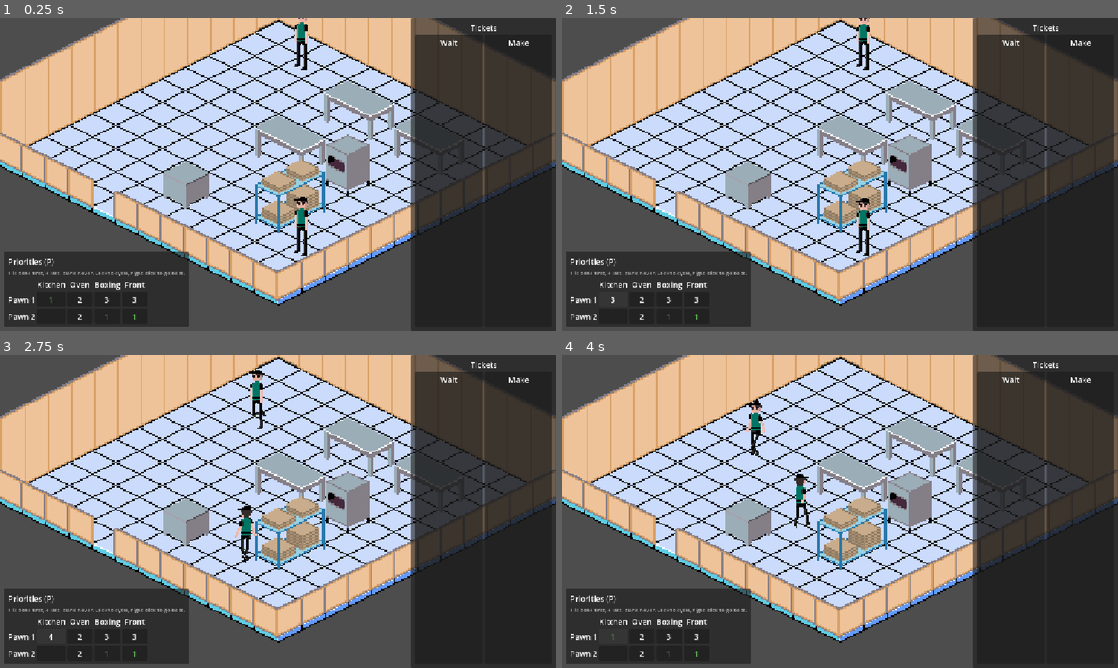
Above: before the commit, frames 1-4 (two rows, left to right).
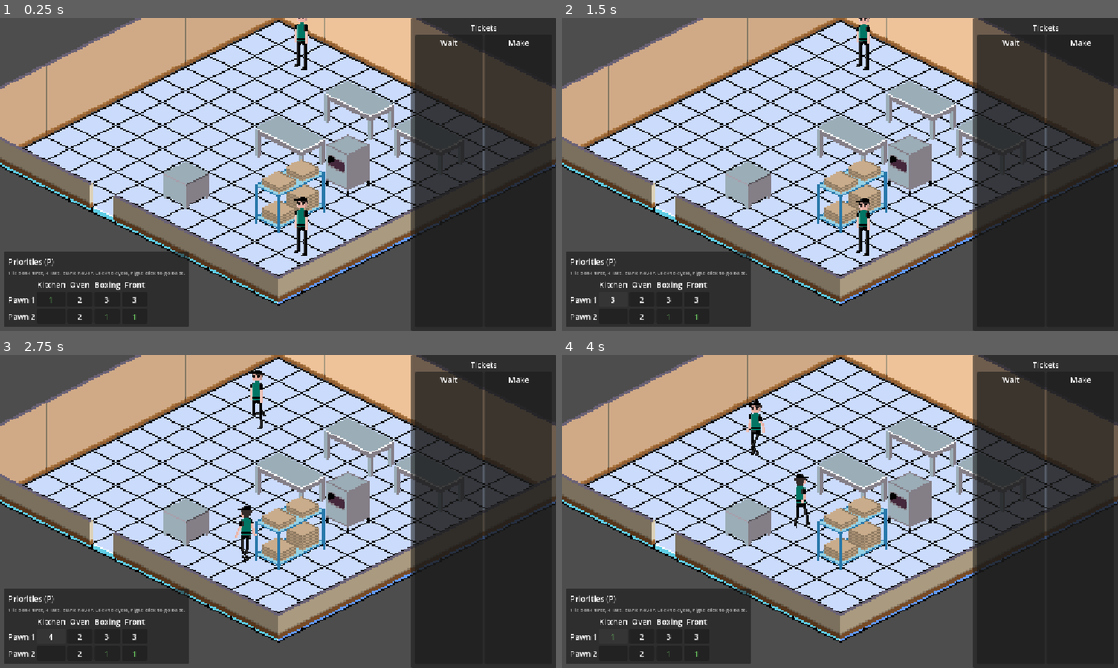
Above: after the commit, the same moments.

Repository: Evil-As-Shit/P-Za
Game: Godot game, scene res://scenes/world/world.tscn
The game is run twice, just before and just after one commit, with the same random seed, the same clock (stepped at 60 frames per second) and the same inputs.
Inputs (mouse positions are in pixels of both pictures, inside the frame that each line leads up to):
- Up to frame 1 (0.25 s): no input
- Up to frame 2 (1.5 s): click "1" at 0.5 s; click "2" at 1.25 s
- Up to frame 3 (2.75 s): click "3" at 2 s
- Up to frame 4 (4 s): click "4" at 2.75 s; click (612, 636) at 3.52 s

The runs differ from the first frame. In frame 1, 17% of the frame differs, in the area x 0-100%, y 0-91%; in frame 2, 17%; in frame 3, 17%; in frame 4, 17%.

Commit message:
New wall sheet: capped side corners, short versions, three wall views

Diff:
--- a/resources/walls/plain_wall.tres
+++ b/resources/walls/plain_wall.tres
@@ -2,54 +2,167 @@
 
 [ext_resource type="Script" path="res://scripts/world/wall_style.gd" id="1_style"]
 [ext_resource type="Texture2D" path="res://Assets/Sprites/walls_sheet.png" id="2_sheet"]
+[ext_resource type="Script" path="res://scripts/world/wall_piece.gd" id="3_piece"]
 
-[sub_resource type="AtlasTexture" id="AtlasTexture_back_corner"]
+[sub_resource type="AtlasTexture" id="Tex_back_left"]
 atlas = ExtResource("2_sheet")
-region = Rect2(30, 9, 36, 63)
+region = Rect2(30, 14, 18, 57)
 
-[sub_resource type="AtlasTexture" id="AtlasTexture_back_left"]
+[sub_resource type="Resource" id="Piece_back_left"]
+script = ExtResource("3_piece")
+texture = SubResource("Tex_back_left")
+offset = Vector2(-18, -60)
+
+[sub_resource type="AtlasTexture" id="Tex_back_right"]
 atlas = ExtResource("2_sheet")
-region = Rect2(94, 10, 20, 62)
+region = Rect2(112, 14, 18, 57)
 
-[sub_resource type="AtlasTexture" id="AtlasTexture_back_right"]
+[sub_resource type="Resource" id="Piece_back_right"]
+script = ExtResource("3_piece")
+texture = SubResource("Tex_back_right")
+offset = Vector2(0, -60)
+
+[sub_resource type="AtlasTexture" id="Tex_back_corner"]
 atlas = ExtResource("2_sheet")
-region = Rect2(174, 10, 20, 62)
+region = Rect2(158, 14, 36, 57)
 
-[sub_resource type="AtlasTexture" id="AtlasTexture_front_corner"]
+[sub_resource type="Resource" id="Piece_back_corner"]
+script = ExtResource("3_piece")
+texture = SubResource("Tex_back_corner")
+offset = Vector2(-18, -60)
+
+[sub_resource type="AtlasTexture" id="Tex_left_corner"]
 atlas = ExtResource("2_sheet")
-region = Rect2(222, 18, 36, 64)
+region = Rect2(222, 14, 18, 67)
 
-[sub_resource type="AtlasTexture" id="AtlasTexture_front_left"]
+[sub_resource type="Resource" id="Piece_left_corner"]
+script = ExtResource("3_piece")
+texture = SubResource("Tex_left_corner")
+offset = Vector2(-18, -60)
+
+[sub_resource type="AtlasTexture" id="Tex_right_corner"]
 atlas = ExtResource("2_sheet")
-region = Rect2(93, 102, 19, 64)
+region = Rect2(240, 98, 18, 67)
 
-[sub_resource type="AtlasTexture" id="AtlasTexture_front_right"]
+[sub_resource type="Resource" id="Piece_right_corner"]
+script = ExtResource("3_piece")
+texture = SubResource("Tex_right_corner")
+offset = Vector2(0, -60)
+
+[sub_resource type="AtlasTexture" id="Tex_front_left"]
 atlas = ExtResource("2_sheet")
-region = Rect2(174, 102, 19, 64)
+region = Rect2(30, 108, 18, 57)
 
-[sub_resource type="AtlasTexture" id="AtlasTexture_front_left_cut"]
+[sub_resource type="Resource" id="Piece_front_left"]
+script = ExtResource("3_piece")
+texture = SubResource("Tex_front_left")
+offset = Vector2(-18, -50)
+
+[sub_resource type="AtlasTexture" id="Tex_front_right"]
 atlas = ExtResource("2_sheet")
-region = Rect2(31, 138, 19, 28)
+region = Rect2(112, 108, 18, 57)
 
-[sub_resource type="AtlasTexture" id="AtlasTexture_front_right_cut"]
+[sub_resource type="Resource" id="Piece_front_right"]
+script = ExtResource("3_piece")
+texture = SubResource("Tex_front_right")
+offset = Vector2(0, -50)
+
+[sub_resource type="AtlasTexture" id="Tex_front_corner"]
 atlas = ExtResource("2_sheet")
-region = Rect2(238, 138, 19, 28)
+region = Rect2(158, 108, 36, 58)
+
+[sub_resource type="Resource" id="Piece_front_corner"]
+script = ExtResource("3_piece")
+texture = SubResource("Tex_front_corner")
+offset = Vector2(-18, -50)
+
+[sub_resource type="AtlasTexture" id="Tex_back_left_short"]
+atlas = ExtResource("2_sheet")
+region = Rect2(30, 214, 18, 25)
+
+[sub_resource type="Resource" id="Piece_back_left_short"]
+script = ExtResource("3_piece")
+texture = SubResource("Tex_back_left_short")
+offset = Vector2(-18, -28)
+
+[sub_resource type="AtlasTexture" id="Tex_back_right_short"]
+atlas = ExtResource("2_sheet")
+region = Rect2(112, 214, 18, 25)
+
+[sub_resource type="Resource" id="Piece_back_right_short"]
+script = ExtResource("3_piece")
+texture = SubResource("Tex_back_right_short")
+offset = Vector2(0, -28)
+
+[sub_resource type="AtlasTexture" id="Tex_back_corner_short"]
+atlas = ExtResource("2_sheet")
+region = Rect2(158, 214, 36, 25)
+
+[sub_resource type="Resource" id="Piece_back_corner_short"]
+script = ExtResource("3_piece")
+texture = SubResource("Tex_back_corner_short")
+offset = Vector2(-18, -28)
+
+[sub_resource type="AtlasTexture" id="Tex_left_corner_short"]
+atlas = ExtResource("2_sheet")
+region = Rect2(222, 214, 18, 35)
+
+[sub_resource type="Resource" id="Piece_left_corner_short"]
+script = ExtResource("3_piece")
+texture = SubResource("Tex_left_corner_short")
+offset = Vector2(-18, -28)
+
+[sub_resource type="AtlasTexture" id="Tex_right_corner_short"]
+atlas = ExtResource("2_sheet")
+region = Rect2(240, 298, 18, 35)
+
+[sub_resource type="Resource" id="Piece_right_corner_short"]
+script = ExtResource("3_piece")
+texture = SubResource("Tex_right_corner_short")
+offset = Vector2(0, -28)
+
+[sub_resource type="AtlasTexture" id="Tex_front_left_short"]
+atlas = ExtResource("2_sheet")
+region = Rect2(30, 308, 18, 25)
+
+[sub_resource type="Resource" id="Piece_front_left_short"]
+script = ExtResource("3_piece")
+texture = SubResource("Tex_front_left_short")
+offset = Vector2(-18, -18)
+
+[sub_resource type="AtlasTexture" id="Tex_front_right_short"]
+atlas = ExtResource("2_sheet")
+region = Rect2(112, 308, 18, 25)
+
+[sub_resource type="Resource" id="Piece_front_right_short"]
+script = ExtResource("3_piece")
+texture = SubResource("Tex_front_right_short")
+offset = Vector2(0, -18)
+
+[sub_resource type="AtlasTexture" id="Tex_front_corner_short"]
+atlas = ExtResource("2_sheet")
+region = Rect2(158, 308, 36, 26)
+
+[sub_resource type="Resource" id="Piece_front_corner_short"]
+script = ExtResource("3_piece")
+texture = SubResource("Tex_front_corner_short")
+offset = Vector2(-18, -18)
 
 [resource]
 script = ExtResource("1_style")
-back_left = SubResource("AtlasTexture_back_left")
-back_left_offset = Vector2(-18, -65)
-back_right = SubResource("AtlasTexture_back_right")
-back_right_offset = Vector2(-2, -65)
-back_corner = SubResource("AtlasTexture_back_corner")
-back_corner_offset = Vector2(-18, -66)
-front_left = SubResource("AtlasTexture_front_left")
-front_left_offset = Vector2(-19, -57)
-front_right = SubResource("AtlasTexture_front_right")
-front_right_offset = Vector2(-2, -57)
-front_corner = SubResource("AtlasTexture_front_corner")
-front_corner_offset = Vector2(-18, -57)
-front_left_cut = SubResource("AtlasTexture_front_left_cut")
-front_left_cut_offset = Vector2(-18, -21)
-front_right_cut = SubResource("AtlasTexture_front_right_cut")
-front_right_cut_offset = Vector2(-2, -21)
+back_left = SubResource("Piece_back_left")
+back_right = SubResource("Piece_back_right")
+back_corner = SubResource("Piece_back_corner")
+left_corner = SubResource("Piece_left_corner")
+right_corner = SubResource("Piece_right_corner")
+front_left = SubResource("Piece_front_left")
+front_right = SubResource("Piece_front_right")
+front_corner = SubResource("Piece_front_corner")
+back_left_short = SubResource("Piece_back_left_short")
+back_right_short = SubResource("Piece_back_right_short")
+back_corner_short = SubResource("Piece_back_corner_short")
+left_corner_short = SubResource("Piece_left_corner_short")
+right_corner_short = SubResource("Piece_right_corner_short")
+front_left_short = SubResource("Piece_front_left_short")
+front_right_short = SubResource("Piece_front_right_short")
+front_corner_short = SubResource("Piece_front_corner_short")
--- a/scripts/world/shop_walls.gd
+++ b/scripts/world/shop_walls.gd
@@ -1,11 +1,13 @@
 class_name ShopWalls
 extends Node2D
 ## Walls around the edge of the shop floor. A wall stands on every edge between a floor cell
-## and empty space, except where a door is. Back walls are always full height; front walls
-## can be cut away so the room behind them can be seen. Must sit under the y-sorted
-## entities node so pawns and furniture sort against each wall piece.
+## and empty space, except where a door is. The view mode decides which walls are drawn
+## short so the rooms behind them can be seen. Must sit under the y-sorted entities node so
+## pawns and furniture sort against each wall piece.
 
 enum Side { BACK_LEFT, BACK_RIGHT, FRONT_LEFT, FRONT_RIGHT }
+## FULL: every wall full height. CUTAWAY: front walls short. DOWN: every wall short.
+enum ViewMode { FULL, CUTAWAY, DOWN }
 
 ## Step to the neighbouring cell across each side, indexed by Side (diamond-down: +x is
 ## down-right).
@@ -19,8 +21,7 @@
 @export var style: WallStyle
 ## Edges left open as doorways, as (cell x, cell y, Side).
 @export var doors: Array[Vector3i] = []
-## Front walls are drawn short.
-@export var cutaway: bool = true
+@export var view_mode: ViewMode = ViewMode.CUTAWAY
 
 var _floor: ShopFloor = null
 
@@ -31,9 +32,14 @@
 	_rebuild()
 
 
-func set_cutaway(on: bool) -> void:
-	cutaway = on
+func set_view_mode(mode: ViewMode) -> void:
+	view_mode = mode
 	_rebuild()
+
+
+## Full -> cutaway -> walls down -> full.
+func cycle_view_mode() -> void:
+	set_view_mode(((view_mode + 1) % ViewMode.size()) as ViewMode)
 
 
 func _rebuild() -> void:
@@ -50,34 +56,48 @@
 
 func _add_cell_walls(cell: Vector2i, sides: Array[Side]) -> void:
 	var center: Vector2 = _floor.cell_to_global(cell)
-	if sides.has(Side.BACK_LEFT) and sides.has(Side.BACK_RIGHT):
-		_add_piece(center, BACK_CORNER_ANCHOR, style.back_corner, style.back_corner_offset)
+	var back_short: bool = view_mode == ViewMode.DOWN
+	var front_short: bool = view_mode != ViewMode.FULL
+	var back_left: bool = sides.has(Side.BACK_LEFT)
+	var back_right: bool = sides.has(Side.BACK_RIGHT)
+	var front_left: bool = sides.has(Side.FRONT_LEFT)
+	var front_right: bool = sides.has(Side.FRONT_RIGHT)
+
+	if back_left and back_right:
+		_add(center, BACK_CORNER_ANCHOR, style.back_corner_short if back_short else style.back_corner)
 	else:
-		if sides.has(Side.BACK_LEFT):
-			_add_piece(center, SIDE_ANCHOR[Side.BACK_LEFT], style.back_left, style.back_left_offset)
-		if sides.has(Side.BACK_RIGHT):
-			_add_piece(center, SIDE_ANCHOR[Side.BACK_RIGHT], style.back_right, style.back_right_offset)
-	var front_both: bool = sides.has(Side.FRONT_LEFT) and sides.has(Side.FRONT_RIGHT)
-	if front_both and not cutaway:
-		_add_piece(center, FRONT_CORNER_ANCHOR, style.front_corner, style.front_corner_offset)
+		if back_left:
+			_add(center, SIDE_ANCHOR[Side.BACK_LEFT], style.back_left_short if back_short else style.back_left)
+		if back_right:
+			_add(center, SIDE_ANCHOR[Side.BACK_RIGHT], style.back_right_short if back_short else style.back_right)
+
+	if front_left and front_right:
+		_add(center, FRONT_CORNER_ANCHOR, style.front_corner_short if front_short else style.front_corner)
 		return
-	if sides.has(Side.FRONT_LEFT):
-		if cutaway:
-			_add_piece(center, SIDE_ANCHOR[Side.FRONT_LEFT], style.front_left_cut, style.front_left_cut_offset)
+	# Where a front wall meets a back wall (the room's side corners), the capped piece covers
+	# the join, as long as both walls are the same height.
+	var capped: bool = back_short == front_short
+	if front_left:
+		var piece: WallPiece
+		if back_left and capped:
+			piece = style.left_corner_short if front_short else style.left_corner
 		else:
-			_add_piece(center, SIDE_ANCHOR[Side.FRONT_LEFT], style.front_left, style.front_left_offset)
-	if sides.has(Side.FRONT_RIGHT):
-		if cutaway:
-			_add_piece(center, SIDE_ANCHOR[Side.FRONT_RIGHT], style.front_right_cut, style.front_right_cut_offset)
+			piece = style.front_left_short if front_short else style.front_left
+		_add(center, SIDE_ANCHOR[Side.FRONT_LEFT], piece)
+	if front_right:
+		var piece: WallPiece
+		if back_right and capped:
+			piece = style.right_corner_short if front_short else style.right_corner
 		else:
-			_add_piece(center, SIDE_ANCHOR[Side.FRONT_RIGHT], style.front_right, style.front_right_offset)
+			piece = style.front_right_short if front_short else style.front_right
+		_add(center, SIDE_ANCHOR[Side.FRONT_RIGHT], piece)
 
 
-func _add_piece(center: Vector2, anchor: Vector2, texture: Texture2D, top_left: Vector2) -> void:
+func _add(center: Vector2, anchor: Vector2, piece: WallPiece) -> void:
 	var sprite := Sprite2D.new()
-	sprite.texture = texture
+	sprite.texture = piece.texture
 	sprite.centered = false
-	sprite.offset = top_left - anchor
+	sprite.offset = piece.offset - anchor
 	add_child(sprite)
 	sprite.global_position = center + anchor
 
--- /dev/null
+++ b/scripts/world/wall_piece.gd
@@ -0,0 +1,7 @@
+class_name WallPiece
+extends Resource
+## One wall sprite and where it sits: the position of its top-left corner relative to the
+## center of the floor cell it borders.
+
+@export var texture: Texture2D
+@export var offset: Vector2
--- a/scripts/world/wall_style.gd
+++ b/scripts/world/wall_style.gd
@@ -1,30 +1,29 @@
 class_name WallStyle
 extends Resource
-## Art for one kind of wall. Walls sit on the edges between floor cells. Each texture comes
-## with the position of its top-left corner relative to the center of the cell it borders.
-## Back walls are the cell's back-left and back-right edges; front walls its front edges.
+## Art for one kind of wall. Walls sit on the edges between floor cells: a cell's back-left
+## and back-right edges are back walls, its front edges front walls. Every piece comes in a
+## full-height and a short version (for cutaway views).
 
-@export_group("Back")
-@export var back_left: Texture2D
-@export var back_left_offset: Vector2
-@export var back_right: Texture2D
-@export var back_right_offset: Vector2
+@export_group("Full height")
+@export var back_left: WallPiece
+@export var back_right: WallPiece
 ## Both back edges of one cell, joined.
-@export var back_corner: Texture2D
-@export var back_corner_offset: Vector2
+@export var back_corner: WallPiece
+@export var front_left: WallPiece
+@export var front_right: WallPiece
+## Both front edges of one cell, joined.
+@export var front_corner: WallPiece
+## Front-left wall where it meets a back-left wall (the room's left corner), with a cap.
+@export var left_corner: WallPiece
+## Front-right wall where it meets a back-right wall (the room's right corner), with a cap.
+@export var right_corner: WallPiece
 
-@export_group("Front")
-@export var front_left: Texture2D
-@export var front_left_offset: Vector2
-@export var front_right: Texture2D
-@export var front_right_offset: Vector2
-## Both front edges of one cell, joined.
-@export var front_corner: Texture2D
-@export var front_corner_offset: Vector2
-
-@export_group("Front, cut away")
-## Short front walls, so the room behind them can be seen.
-@export var front_left_cut: Texture2D
-@export var front_left_cut_offset: Vector2
-@export var front_right_cut: Texture2D
-@export var front_right_cut_offset: Vector2
+@export_group("Short")
+@export var back_left_short: WallPiece
+@export var back_right_short: WallPiece
+@export var back_corner_short: WallPiece
+@export var front_left_short: WallPiece
+@export var front_right_short: WallPiece
+@export var front_corner_short: WallPiece
+@export var left_corner_short: WallPiece
+@export var right_corner_short: WallPiece
--- a/scripts/world/world.gd
+++ b/scripts/world/world.gd
@@ -79,7 +79,7 @@
 		_priority_panel.visible = not _priority_panel.visible
 		get_viewport().set_input_as_handled()
 	elif event.is_action_pressed(&"toggle_walls"):
-		_walls.set_cutaway(not _walls.cutaway)
+		_walls.cycle_view_mode()
 		get_viewport().set_input_as_handled()
 	elif event is InputEventMouseButton:
 		var click := event as InputEventMouseButton
Binary file changed: Assets/Sprites/walls_sheet.png
Binary file changed: Assets/Sprites/walls_with_reference.png
Not shown, added: scripts/world/wall_piece.gd.uid
Not shown, changed: GDD.md
Not shown, changed: docs/sprite_list.md
